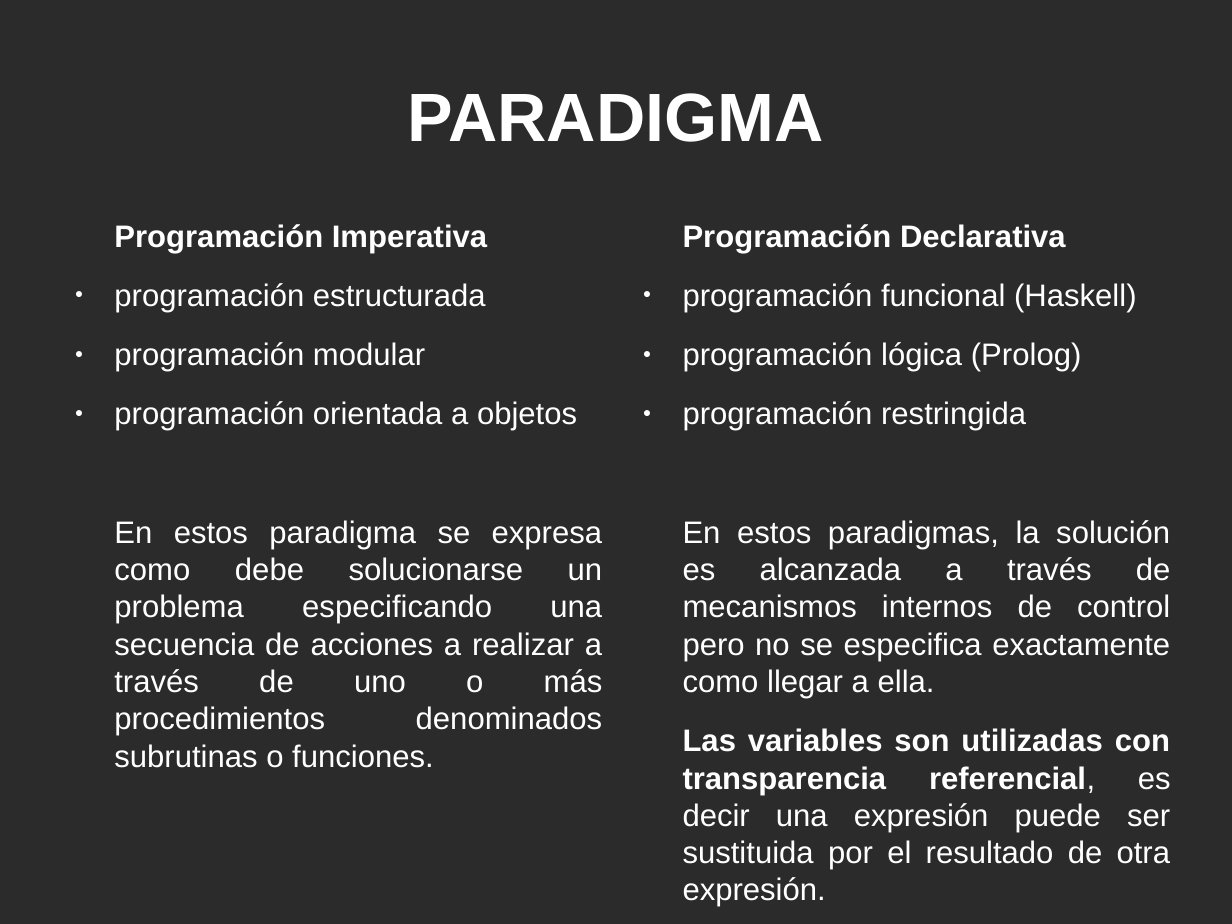
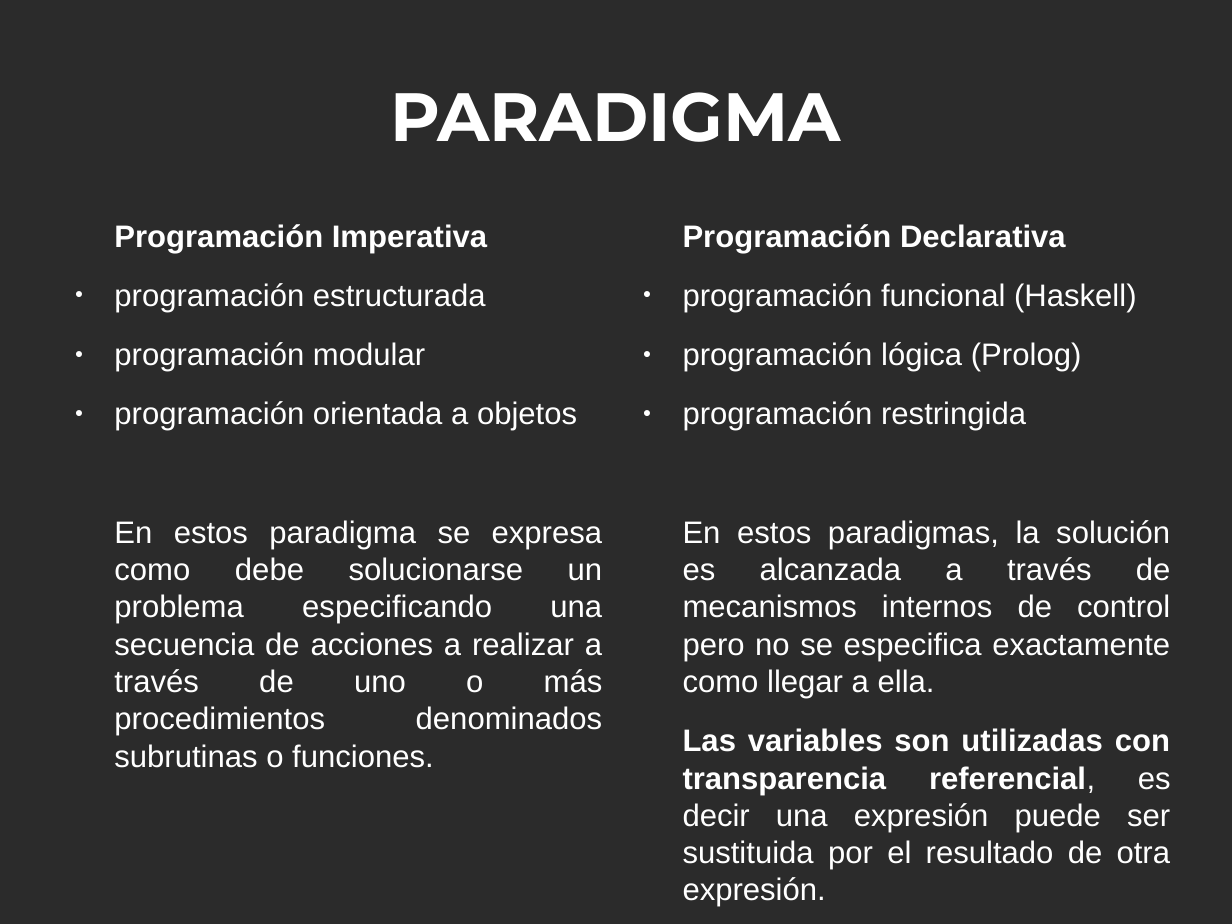
Before and after one commit to yracnet/java-fp, a slide deck: slide 2 of java-fp.odp. Drawn at 1232x924 pixels with LibreOffice and Linux fonts; fonts in the diff are those of the drawing; background and template pictures are left out; a plain dark background stands for a picture behind light text. Boxes give left, top, right and bottom in pixels: in the first picture for what was removed or moved away, otherwise in the second. Text is boxed around its words. In the diff, an @@ line names an element or a change of style, - is before the commit and + after.

```diff
--- a/java-fp.odp
+++ b/java-fp.odp
@@ title "PARADIGMA" at <box>390,92,841,142</box>: font Arial to Montserrat @@
```
Also in this commit, not shown: 3 other slides changed, 11 slides added, 1 slide removed, 1 other file.
